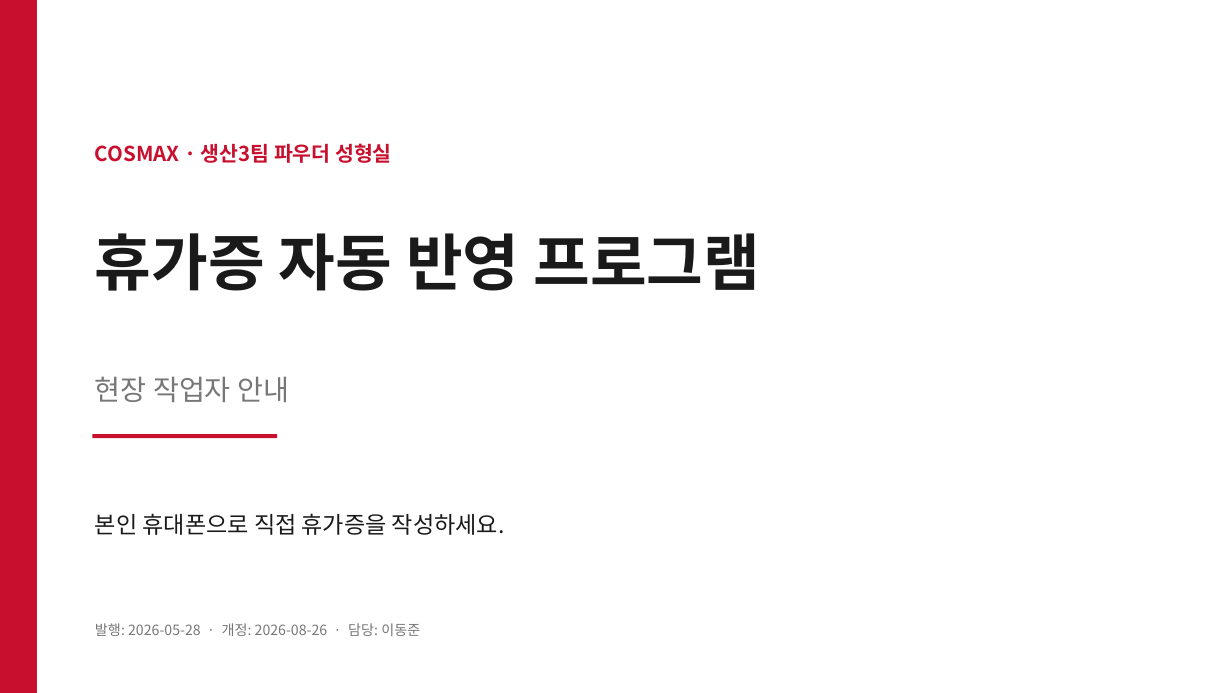
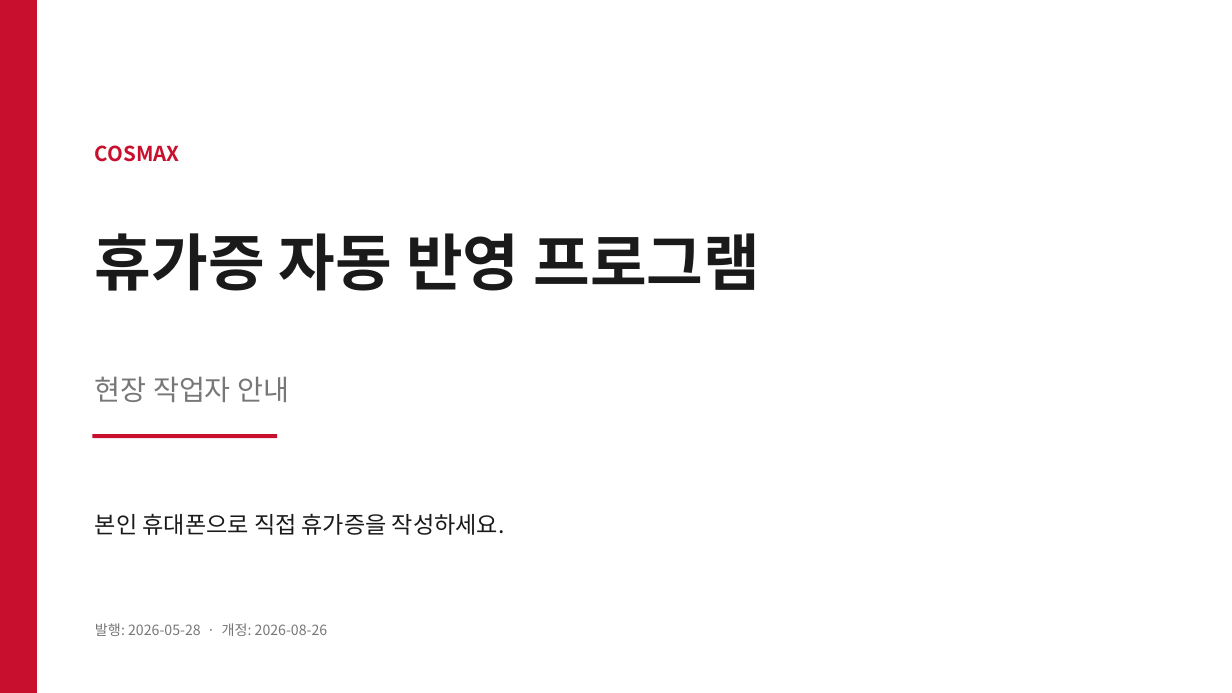
Before and after one commit to djlee-cosmax/Vacation-Permit-Auto-System, a slide deck: slide 1 of docs/휴가증 자동 반영 프로그램 안내 (작업자용).pptx. Drawn at 1232x693 pixels with LibreOffice and Linux fonts; fonts in the diff are those of the drawing. Boxes give left, top, right and bottom in pixels: in the first picture for what was removed or moved away, otherwise in the second. Text is boxed around its words. In the diff, an @@ line names an element or a change of style, - is before the commit and + after.

```diff
--- a/docs/휴가증 자동 반영 프로그램 안내 (작업자용).pptx
+++ b/docs/휴가증 자동 반영 프로그램 안내 (작업자용).pptx
@@ text at (95,145,180,162): text changed @@
-COSMAX · 생산3팀 파우더 성형실
+COSMAX
@@ text at (95,623,328,636): text changed @@
-발행: 2026-05-28 · 개정: 2026-08-26 · 담당: 이동준
+발행: 2026-05-28 · 개정: 2026-08-26
```
Also in this commit, not shown: 5 other slides changed, 3 other files.
